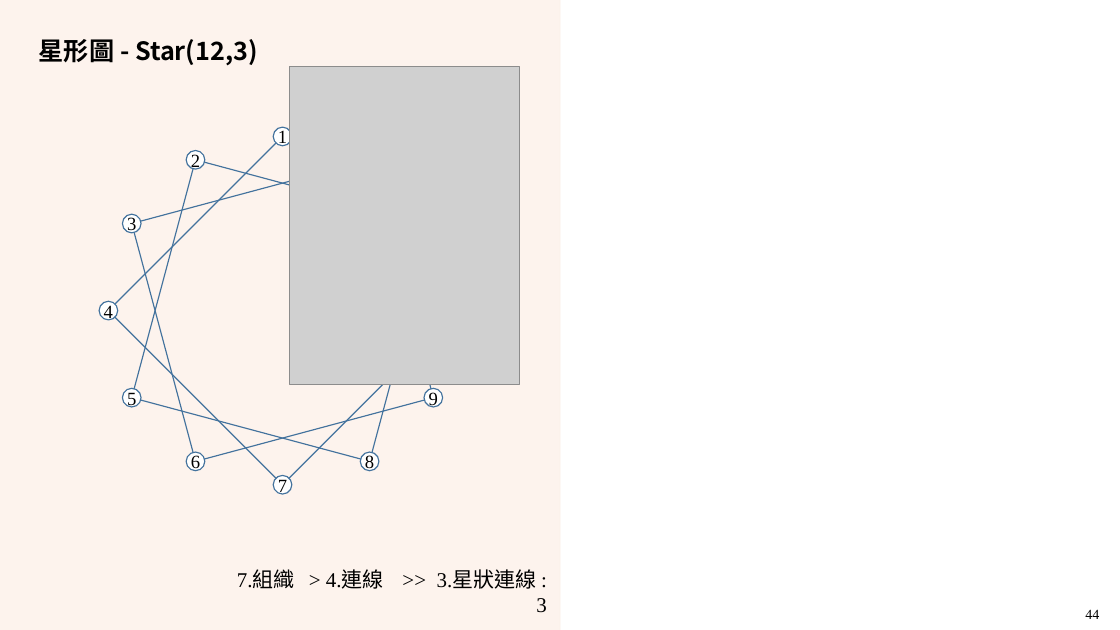
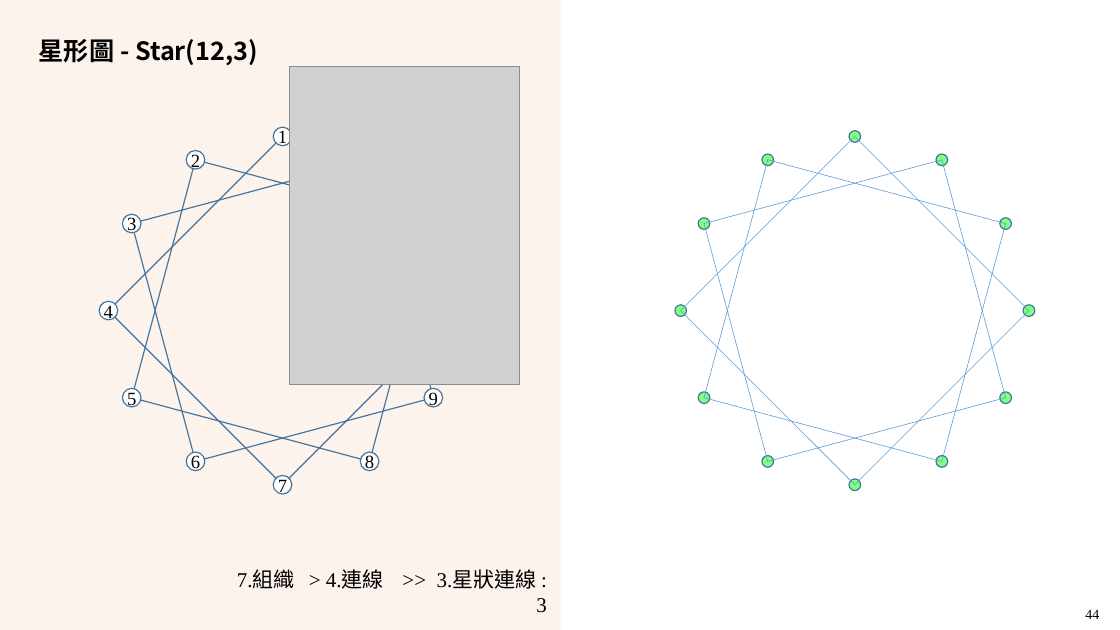
Before and after one commit to LittleD3092/My-Vault, a slide deck: slide 44 of Patterning and Drawing/6/AMA-數藝-6-規則篇-3-星形圖-2022-1202.pptx. Drawn at 1120x630 pixels with LibreOffice and Linux fonts; fonts in the diff are those of the drawing; grey boxes stand for pictures; background and template pictures are left out. Boxes give left, top, right and bottom in pixels: in the first picture for what was removed or moved away, otherwise in the second. Text is boxed around its words. In the diff, an @@ line names an element or a change of style, - is before the commit and + after.

```diff
--- a/Patterning and Drawing/6/AMA-數藝-6-規則篇-3-星形圖-2022-1202.pptx
+++ b/Patterning and Drawing/6/AMA-數藝-6-規則篇-3-星形圖-2022-1202.pptx
@@ group added at box(681, 136, 1029, 485): 4 lines @@
@@ group added at box(704, 160, 1006, 461): 4 lines @@
@@ group added at box(704, 160, 1006, 461): 4 lines @@
@@ group added at box(675, 131, 1035, 491): 12 ellipses @@
```
Also in this commit, not shown: 12 other slides changed, 2 other files.
